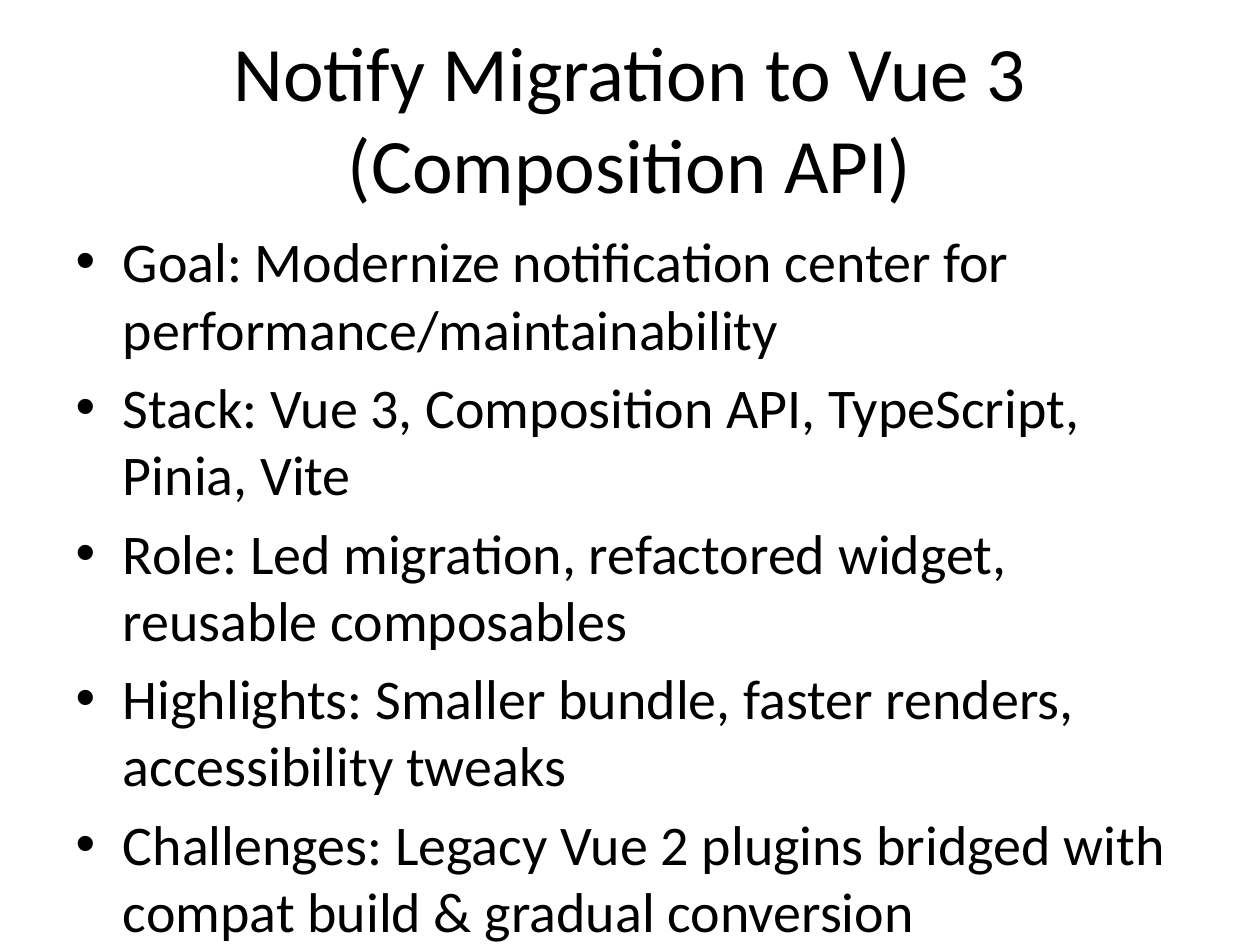
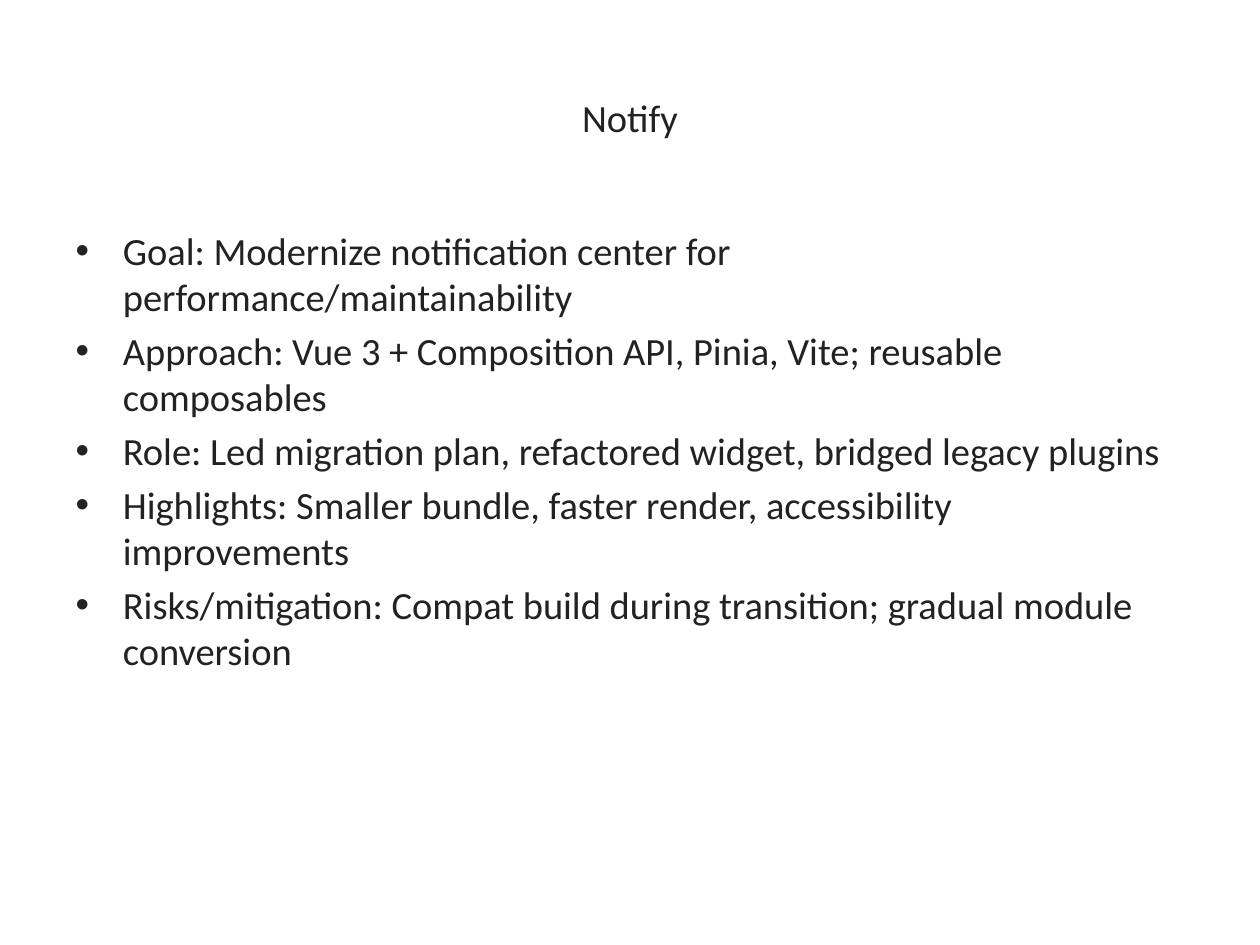
Before and after one commit to VinhSquid/file-word, a slide deck: slide 5 of slideshow.pptx (slide 4 before the commit). Drawn at 1260x945 pixels with LibreOffice and Linux fonts; fonts in the diff are those of the drawing. Boxes give left, top, right and bottom in pixels: in the first picture for what was removed or moved away, otherwise in the second. Text is boxed around its words. In the diff, an @@ line names an element or a change of style, - is before the commit and + after.

```diff
--- a/slideshow.pptx
+++ b/slideshow.pptx
@@ title at [582,105,678,139]: text changed; size 44 to 22 pt; text colour #000000 to #222222 @@
-Notify Migration to Vue 3 (Composition API)
+Notify
@@ text at [123,238,731,318]: size 32 to 22 pt, text colour #000000 to #222222 in "Goal: Modernize notification center for performance/maintain ..."; less space between paragraphs @@
@@ text at [123,338,1159,666]: text changed; size 32 to 22 pt; text colour #000000 to #222222 @@
-• Stack: Vue 3, Composition API, TypeScript, Pinia, Vite
-• Role: Led migration, refactored widget, reusable composables
-• Highlights: Smaller bundle, faster renders, accessibility tweaks
-• Challenges: Legacy Vue 2 plugins bridged with compat build & gradual conversion
+• Approach: Vue 3 + Composition API, Pinia, Vite; reusable composables
+• Role: Led migration plan, refactored widget, bridged legacy plugins
+• Highlights: Smaller bundle, faster render, accessibility improvements
+• Risks/mitigation: Compat build during transition; gradual module conversion
```
Also in this commit, not shown: 5 other slides changed, 2 slides added.
